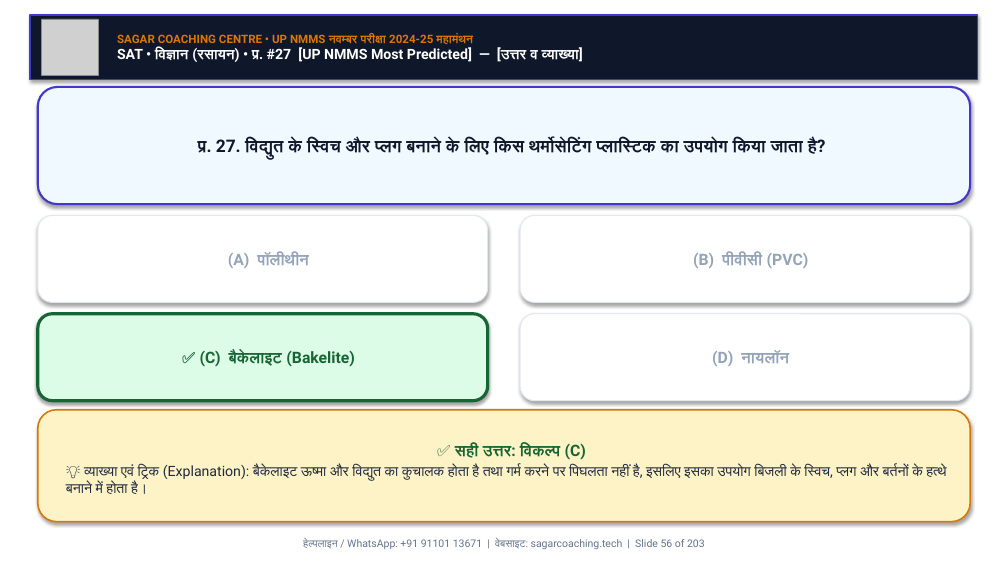
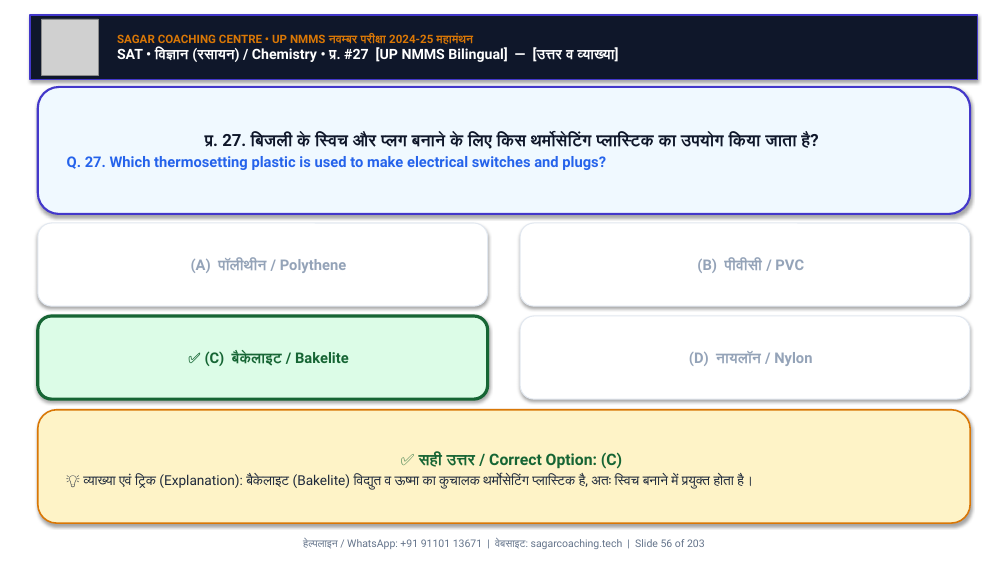
Before and after one commit to Sudhirkr85/nnms, a slide deck: slide 56 of UP_NMMS_MahaManthan_Nov_Exam_SagarSir/UP_NMMS_SAT_MahaManthan_100Q_Nov_Exam.pptx. Drawn at 1008x567 pixels with LibreOffice and Linux fonts; fonts in the diff are those of the drawing; grey boxes stand for pictures. Boxes give left, top, right and bottom in pixels: in the first picture for what was removed or moved away, otherwise in the second. Text is boxed around its words. In the diff, an @@ line names an element or a change of style, - is before the commit and + after.

Commit message:
feat: convert UP NMMS MAT & SAT MahaManthan PPTs and PDFs to bilingual (Hindi + English) format

```diff
--- a/UP_NMMS_MahaManthan_Nov_Exam_SagarSir/UP_NMMS_SAT_MahaManthan_100Q_Nov_Exam.pptx
+++ b/UP_NMMS_MahaManthan_Nov_Exam_SagarSir/UP_NMMS_SAT_MahaManthan_100Q_Nov_Exam.pptx
@@ text at <box>117,47,618,62</box>: text changed @@
-SAT • विज्ञान (रसायन) • प्र. #27 [UP NMMS Most Predicted] — [उत्तर व व्याख्या]
+SAT • विज्ञान (रसायन) / Chemistry • प्र. #27 [UP NMMS Bilingual] — [उत्तर व व्याख्या]
@@ rounded rectangle "प्र. 27. बिजली के स्विच ...": place and size @@
-rounded rectangle "प्र. 27. बिजली के स्विच ..." at <box>38,87,970,204</box>
+rounded rectangle "प्र. 27. बिजली के स्विच ..." at <box>38,87,970,214</box>
@@ text in rounded rectangle at <box>67,134,818,170</box>: text changed; size 16.5 to 16 pt @@
-प्र. 27. विद्युत के स्विच और प्लग बनाने के लिए किस थर्मोसेटिंग प्लास्टिक का उपयोग किया जाता है?
+प्र. 27. बिजली के स्विच और प्लग बनाने के लिए किस थर्मोसेटिंग प्लास्टिक का उपयोग किया जाता है?
+Q. 27. Which thermosetting plastic is used to make electrical switches and plugs?
@@ rounded rectangle "(A) पॉलीथीन / Polythene": place and size @@
-rounded rectangle "(A) पॉलीथीन / Polythene" at <box>38,216,488,302</box>
+rounded rectangle "(A) पॉलीथीन / Polythene" at <box>38,223,488,306</box>
@@ rounded rectangle "(B) पीवीसी / PVC": place and size @@
-rounded rectangle "(B) पीवीसी / PVC" at <box>520,216,970,302</box>
+rounded rectangle "(B) पीवीसी / PVC" at <box>520,223,970,306</box>
@@ text in rounded rectangle at <box>191,258,346,273</box>: text changed; size 15 to 14 pt @@
-(A) पॉलीथीन
+(A) पॉलीथीन / Polythene
@@ text in rounded rectangle at <box>697,258,804,273</box>: text changed; size 15 to 14 pt @@
-(B) पीवीसी (PVC)
+(B) पीवीसी / PVC
@@ text in rounded rectangle at <box>205,351,349,368</box>: text changed; size 15 to 14 pt @@
-✅ (C) बैकेलाइट (Bakelite)
+✅ (C) बैकेलाइट / Bakelite
@@ text in rounded rectangle at <box>689,351,812,366</box>: text changed; size 15 to 14 pt @@
-(D) नायलॉन
+(D) नायलॉन / Nylon
@@ text in rounded rectangle at <box>83,452,753,489</box>: text changed; size 13.5 to 13 pt @@
-✅ सही उत्तर: विकल्प (C)
-💡 व्याख्या एवं ट्रिक (Explanation): बैकेलाइट ऊष्मा और विद्युत का कुचालक होता है तथा गर्म करने पर पिघलता नहीं है, इसलिए इसका उपयोग बिजली के स्विच, प्लग और बर्तनों के हत्थे बनाने में होता है।
+✅ सही उत्तर / Correct Option: (C)
+💡 व्याख्या एवं ट्रिक (Explanation): बैकेलाइट (Bakelite) विद्युत व ऊष्मा का कुचालक थर्मोसेटिंग प्लास्टिक है, अतः स्विच बनाने में प्रयुक्त होता है।
```
Also in this commit, not shown: 200 other slides changed, 9 other files.
